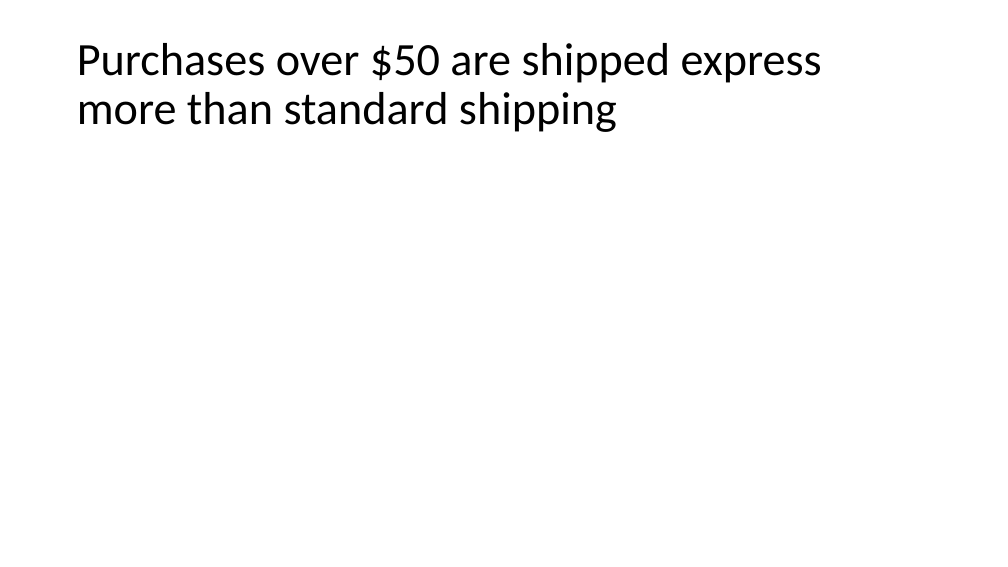
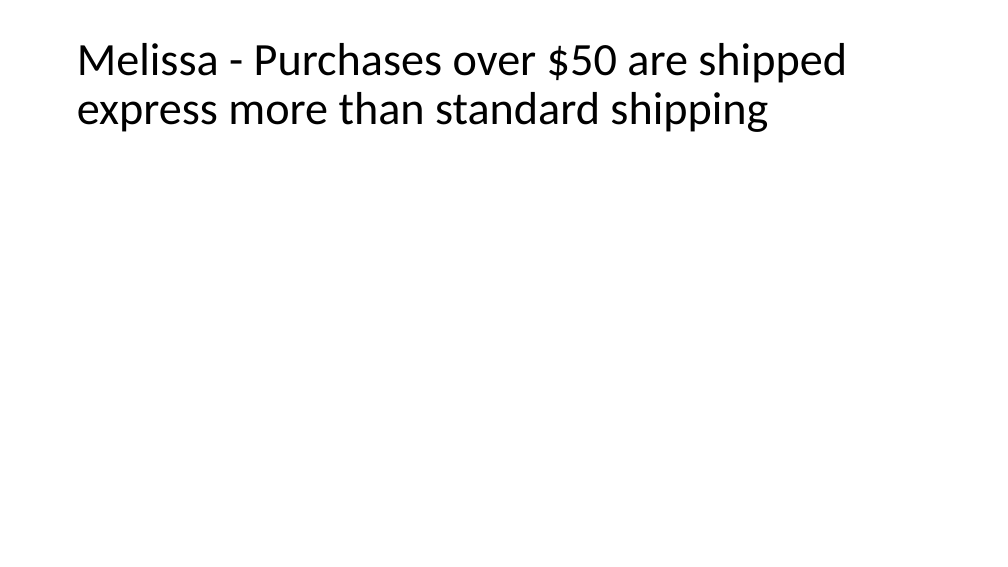
Before and after one commit to stephanieesamperio/project-1, a slide deck: slide 8 of Project 1 Presentation.pptx. Drawn at 1008x567 pixels with LibreOffice and Linux fonts; fonts in the diff are those of the drawing. Boxes give left, top, right and bottom in pixels: in the first picture for what was removed or moved away, otherwise in the second. Text is boxed around its words. In the diff, an @@ line names an element or a change of style, - is before the commit and + after.

```diff
--- a/Project 1 Presentation.pptx
+++ b/Project 1 Presentation.pptx
@@ title at [77,43,847,132]: text changed @@
-Purchases over $50 are shipped express more than standard shipping
+Melissa - Purchases over $50 are shipped express more than standard shipping
```
Also in this commit, not shown: 1 other slide changed, 9 slides added, 9 slides removed.
